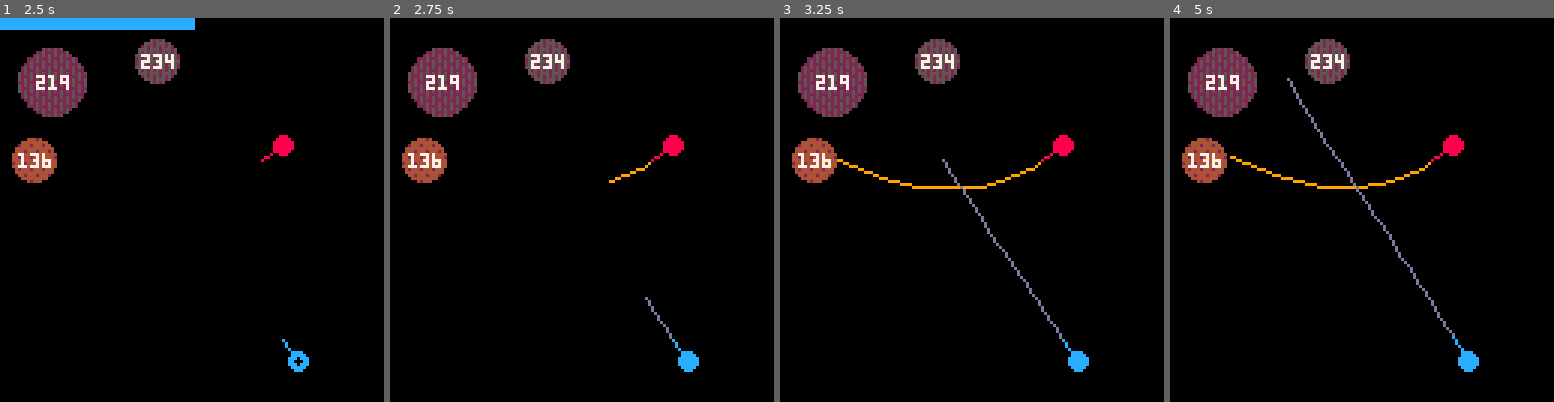
Above: before the commit, frames 1-4 (left to right).
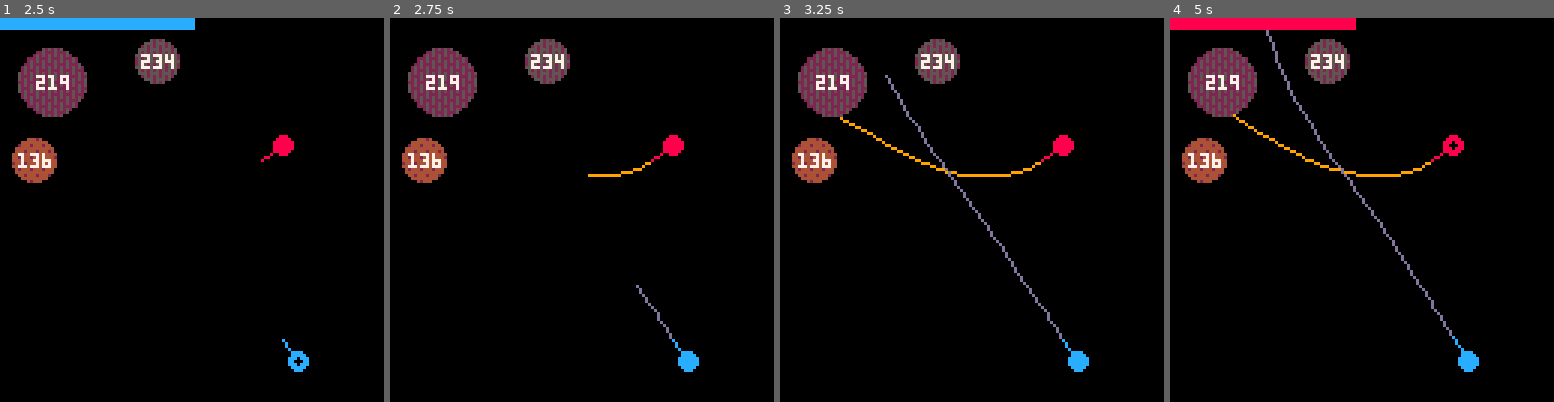
Above: after the commit, the same moments.

Repository: alxgnon/pico-8
Game: PICO-8 cartridge gravitywar.p8
Same seed, same stepped clock (60 frames per second), same inputs: the game is played once before the commit and once after it.
Inputs:
- Up to frame 1 (2.5 s): tap X (X key) at 0.33, 1.07, 1.85 s; tap O (Z key) at 0.7, 1.7, 2.1 s; hold Right 1.6-2.1 s; hold Up 2.15-2.42 s; hold Right from 2.47 s (still down)
- Up to frame 2 (2.75 s): keep holding Right; tap O (Z key) at 2.5 s
- Up to frame 3 (3.25 s): tap O (Z key) at 2.9 s; tap X (X key) at 2.97 s; release Right at 3.03 s; hold Left from 3.08 s (still down)
- Up to frame 4 (5 s): tap O (Z key) every 0.4 s from 3.3 to 4.9 s; release Left at 3.58 s; hold Down 3.63-3.97 s; hold Right 4.02-4.68 s; tap X (X key) at 4.08 s; hold Up from 4.73 s (still down)

Frame 1 is identical in both runs. In frame 2, 0.2% of the frame differs, in the area x 51-71%, y 37-78%; in frame 3, 1.2%; in frame 4, 3.0%, in the area x 0-75%, y 0-83%.

Commit message:
gravitywar: update60

Diff:
--- a/gravitywar.p8
+++ b/gravitywar.p8
@@ -38,7 +38,7 @@
 	--if (btnp(3,1)) mars.mass -= 4
 end
 
-function _update()
+function _update60()
 	if playing < 1 then
 		move_shots()
 		if #shots < 1 then
@@ -321,6 +321,7 @@
 -->8
 --------------------- shot ----
 
+shot_speed = 0.5
 expl_radius = 15
 
 function shoot(pl)
@@ -355,8 +356,8 @@
 
 		a.ox = a.x
 		a.oy = a.y
-		a.x += a.dx
-		a.y += a.dy
+		a.x += a.dx * shot_speed
+		a.y += a.dy * shot_speed
 
 		collide_players(a)
 		follow_planets(a)
